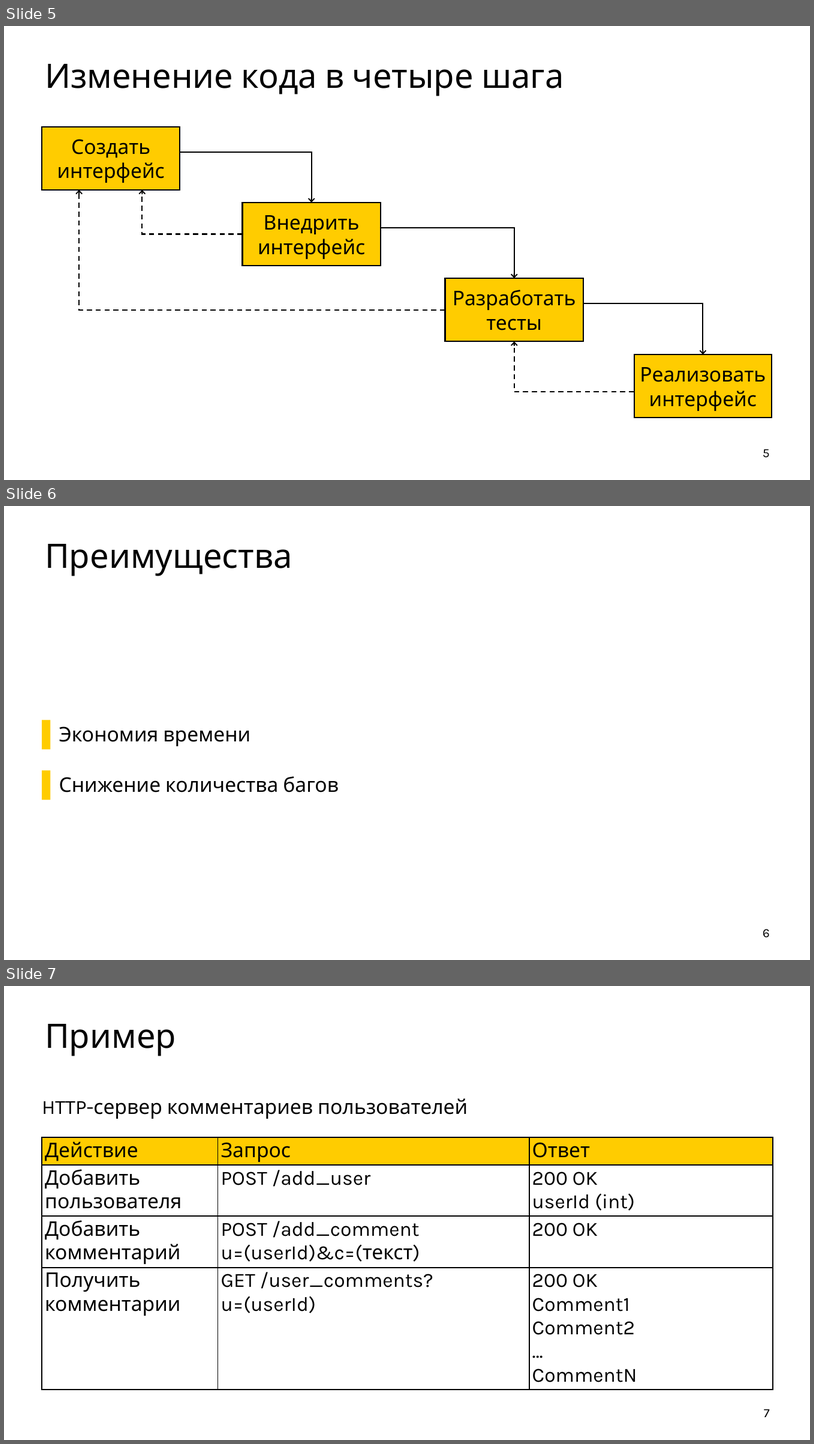
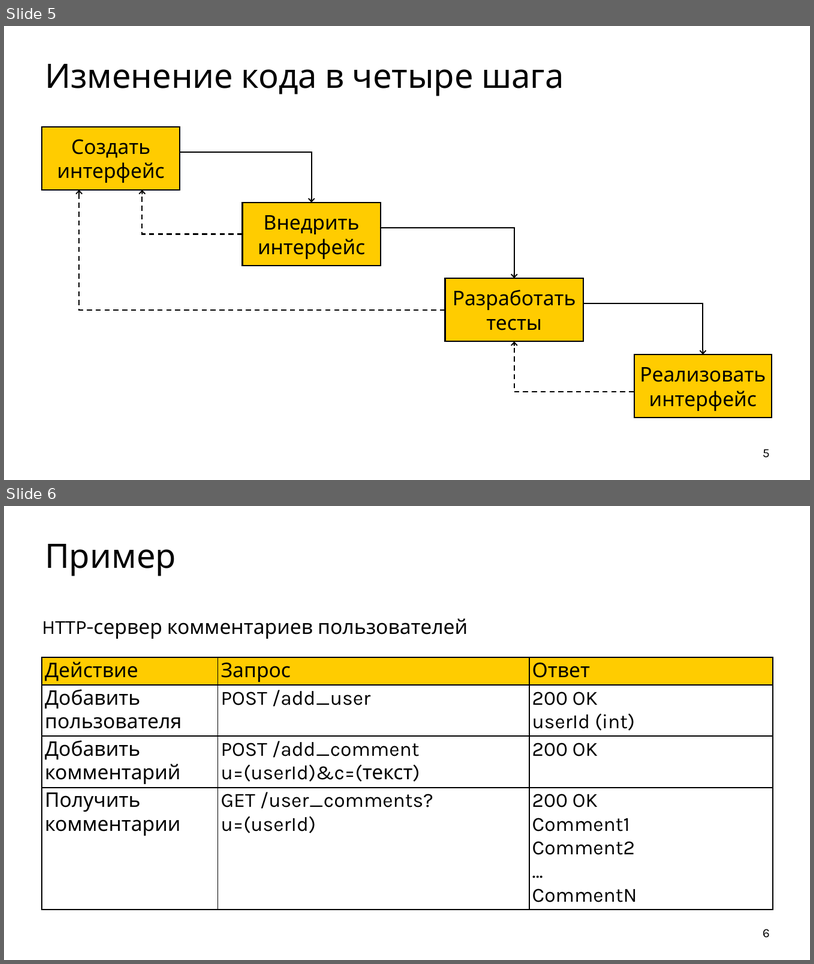
Before and after one commit to ishfb/secr2017, a slide deck: slides.pptx. Shown one above the other, each under a label of ours: slides 5, 6 and 7 before the commit, slides 5 and 6 after it. The pictures are 814x1444 and 814x964 pixels, drawn with LibreOffice and Linux fonts; fonts in the diff are those of the drawing. Boxes give left, top, right and bottom in pixels: in the first picture for what was removed or moved away, otherwise in the second. Text is boxed around its words. In the diff, an @@ line names an element or a change of style, - is before the commit and + after.

```diff
--- a/slides.pptx
+++ b/slides.pptx
@@ slide 6 removed at [4,506,810,960], background #FFFFFF @@
@@ title removed at [45,544,293,576] @@
-Преимущества
@@ text removed at [59,726,339,792] @@
-  ▌ Экономия времени
-  ▌ Снижение количества багов
@@ page number removed at [763,928,770,937] @@
-6
@@ what was slide 7 is now slide 6 @@
@@ page number at [763,928,770,937]: text changed @@
-7
+6
```
Also in this commit, not shown: 1 slide changed, 1 other file.
